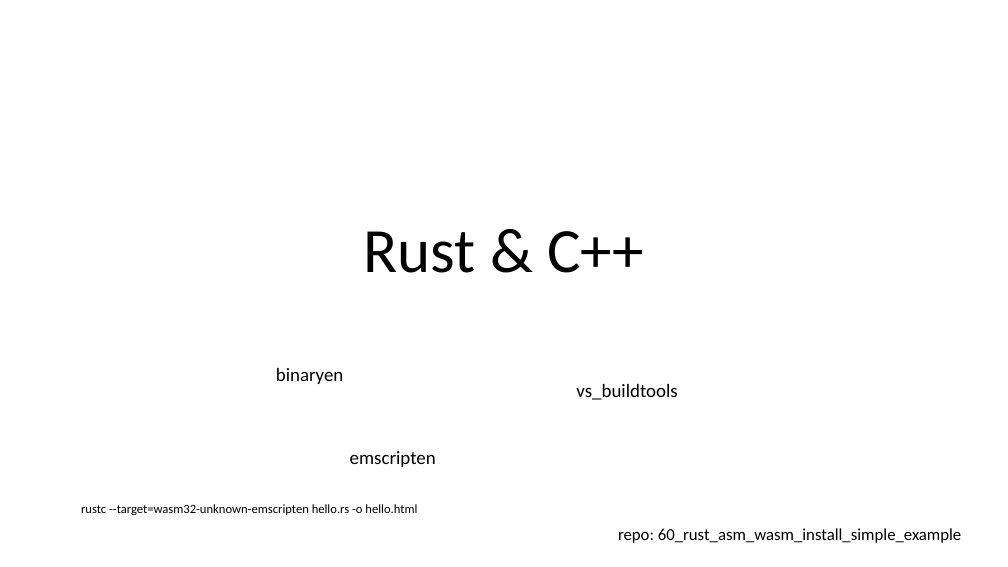
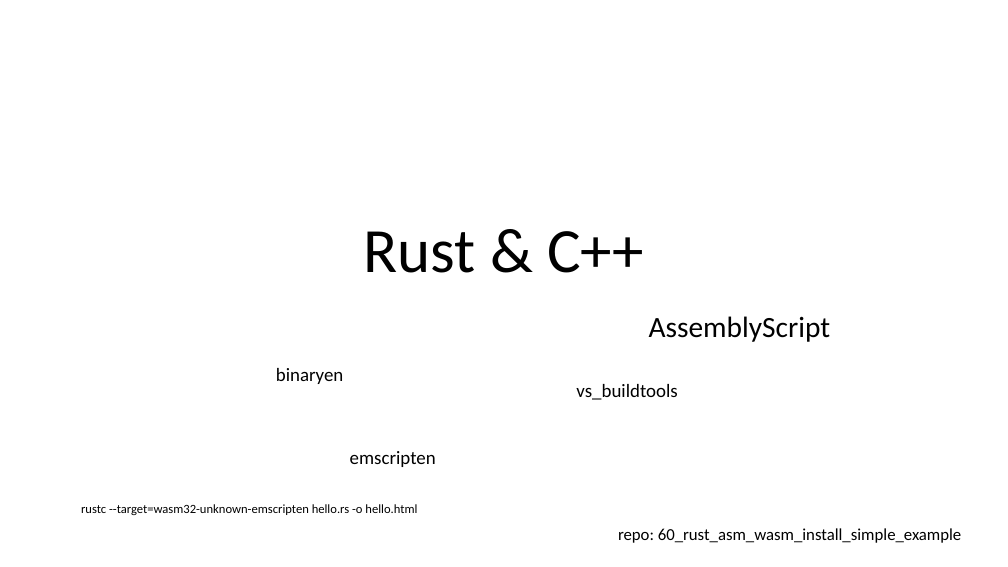
Before and after one commit to AGanyushkin/teraflops, a slide deck: slide 52 of conf.pptx (slide 48 before the commit). Drawn at 1008x567 pixels with LibreOffice and Linux fonts; fonts in the diff are those of the drawing. Boxes give left, top, right and bottom in pixels: in the first picture for what was removed or moved away, otherwise in the second. Text is boxed around its words. In the diff, an @@ line names an element or a change of style, - is before the commit and + after.

```diff
--- a/conf.pptx
+++ b/conf.pptx
@@ text added at [649, 316, 830, 342], 28 pt, text #000000 @@
+AssemblyScript
```
Also in this commit, not shown: 3 other slides changed, 5 slides added, 1 slide removed.
